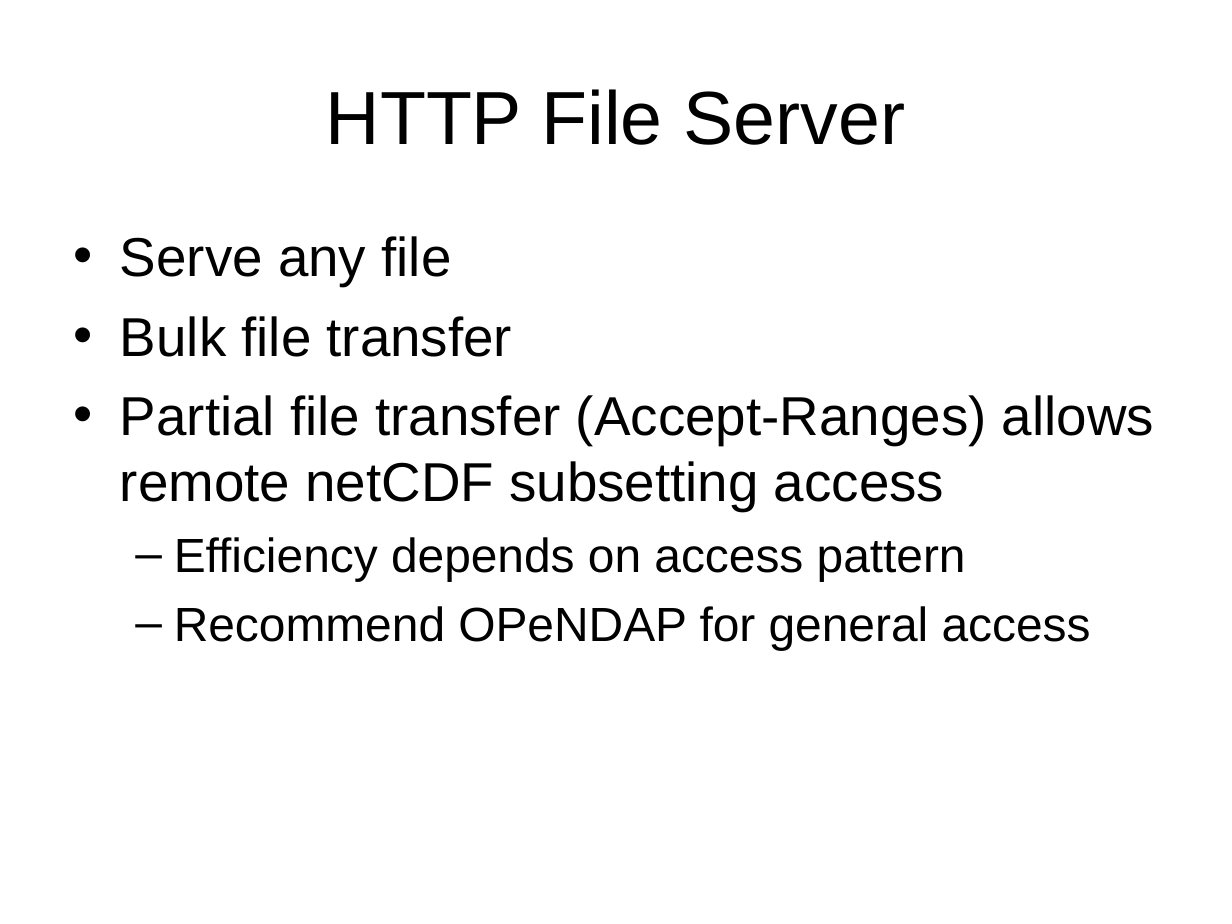
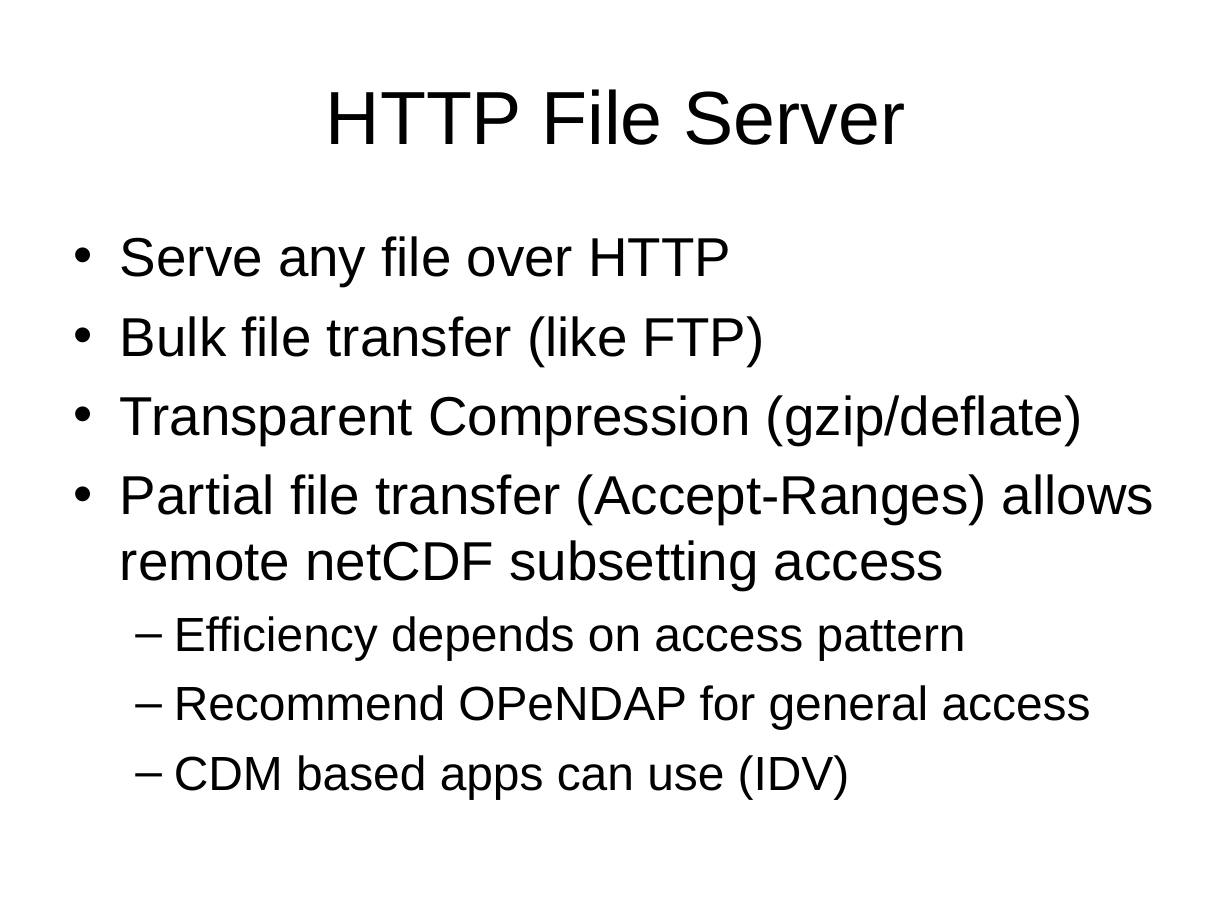
Before and after one commit to ooici-eoi/THREDDS, a slide deck: slide 4 of docs/web/thredds/tech/tutorial/TDS Data Services.ppt (slide 3 before the commit). Drawn at 1232x924 pixels with LibreOffice and Linux fonts; fonts in the diff are those of the drawing; background and template pictures are left out. Boxes give left, top, right and bottom in pixels: in the first picture for what was removed or moved away, otherwise in the second. Text is boxed around its words. In the diff, an @@ line names an element or a change of style, - is before the commit and + after.

```diff
--- a/docs/web/thredds/tech/tutorial/TDS Data Services.ppt
+++ b/docs/web/thredds/tech/tutorial/TDS Data Services.ppt
@@ text at (120,236,1082,445): text changed @@
-• Serve any file
-• Bulk file transfer
+• Serve any file over HTTP
+• Bulk file transfer (like FTP)
+• Transparent Compression (gzip/deflate)
@@ text at (174,755,850,799): paragraph added @@
+  – CDM based apps can use (IDV)
```
Also in this commit, not shown: 4 other slides changed, 16 slides added, 5 slides removed, 8 other files.
